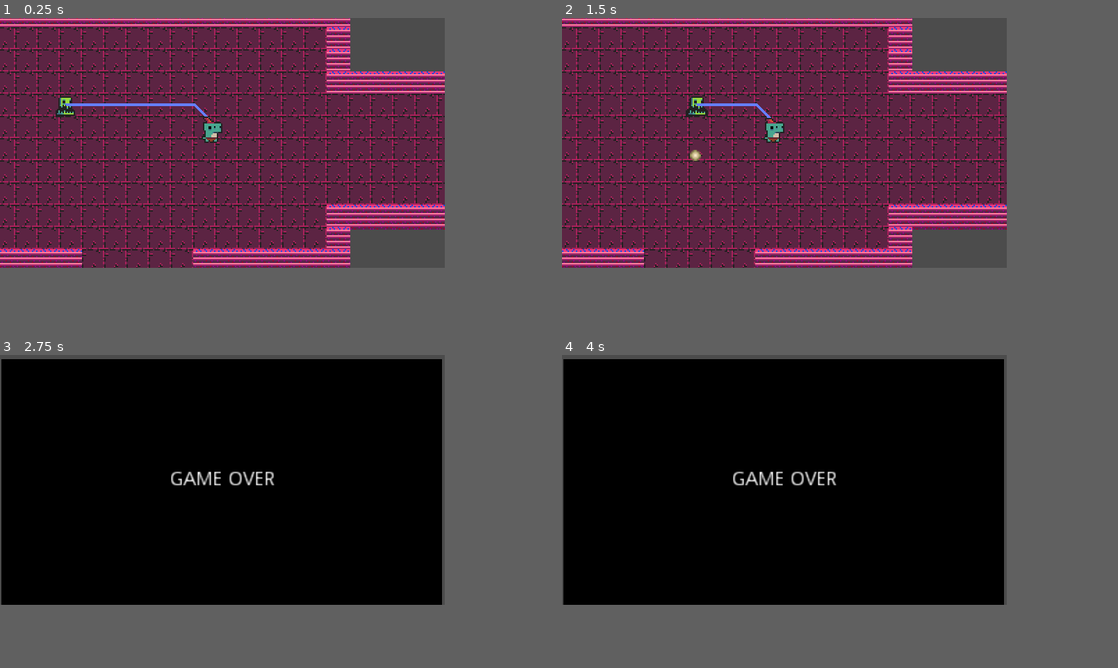
Above: before the commit, frames 1-4 (two rows, left to right).
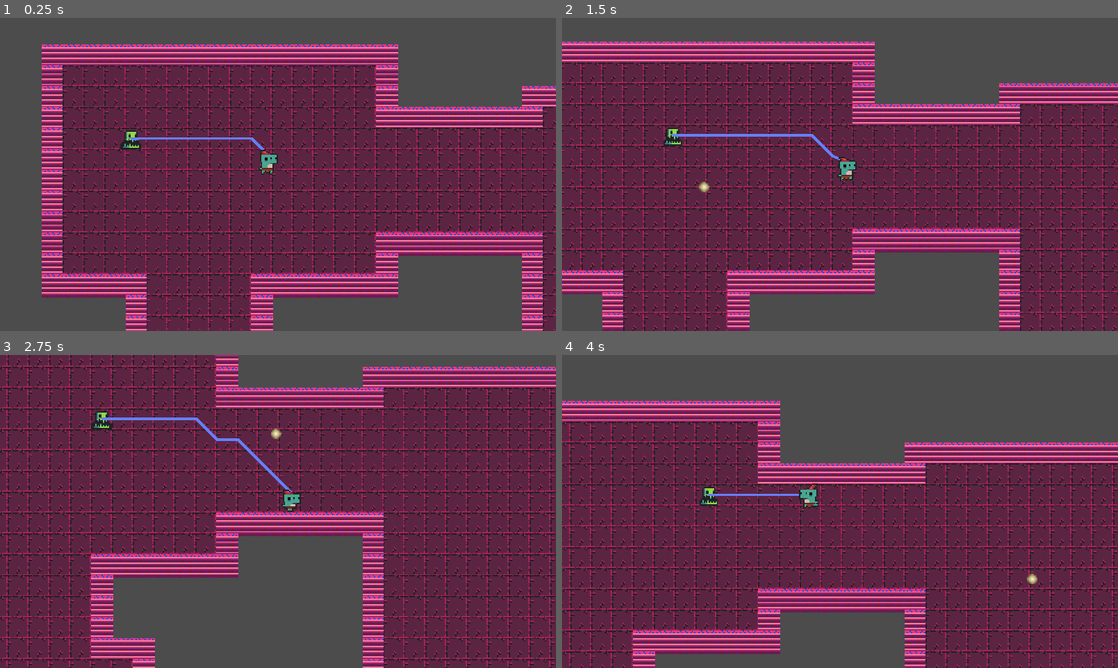
Above: after the commit, the same moments.

Repository: Lynneo002/top-down-food-shooter
Game: Godot game, scene res://Node2D.tscn
Same seed, same stepped clock (60 frames per second), same inputs: the game is played once before the commit and once after it.
Inputs (mouse positions are in pixels of both pictures, inside the frame that each line leads up to):
- Up to frame 1 (0.25 s): no input
- Up to frame 2 (1.5 s): move the mouse to (884, 130) at 0.52 s; hold Right (ui_right, bound only after the commit) 0.53-1.28 s; click (884, 130) at 0.67 s; move the mouse to (695, 155) at 1.27 s; hold Down (ui_down, bound only after the commit) from 1.28 s (still down)
- Up to frame 3 (2.75 s): move the mouse to (266, 423) at 2.02 s; release Down (ui_down, bound only after the commit) at 2.03 s; hold Right (ui_right, bound only after the commit) from 2.03 s (still down)
- Up to frame 4 (4 s): move the mouse to (762, 530) at 2.77 s; release Right (ui_right, bound only after the commit) at 2.78 s; hold Up (ui_up, bound only after the commit) 2.78-3.53 s; click (762, 530) at 2.92 s; move the mouse to (917, 517) at 3.52 s; hold Left (ui_left, bound only after the commit) from 3.53 s (still down)
In our replay, the window is 640x360 before the commit and 800x451 after it. These sizes can differ from the game's own. Grey fills any space a smaller window leaves; there, only what the larger window draws over its background counts as a difference.

The runs differ from the first frame. In frame 1, 57% of the frame differs, in the area x 0-100%, y 0-100%; in frame 2, 54%; in frame 3, 80%; in frame 4, 82%.

Commit message:
??

Diff:
--- a/Enemy.tscn
+++ b/Enemy.tscn
@@ -46,12 +46,11 @@
 [node name="AnimatedSprite" type="AnimatedSprite" parent="."]
 frames = SubResource( 1 )
 animation = "enemy run"
-frame = 2
 playing = true
 
 [node name="CollisionShape2D" type="CollisionShape2D" parent="."]
 position = Vector2( -0.206791, 0.620361 )
-shape = SubResource( 4 )
+shape = SubResource( 2 )
 
 [node name="Area2D" type="Area2D" parent="."]
 visible = false
--- a/KinematicBody2D.tscn
+++ b/KinematicBody2D.tscn
@@ -38,6 +38,7 @@
 [node name="AnimatedSprite" type="AnimatedSprite" parent="."]
 frames = SubResource( 1 )
 animation = "idle"
+frame = 3
 playing = true
 
 [node name="CollisionShape2D" type="CollisionShape2D" parent="."]
--- a/project.godot
+++ b/project.godot
@@ -32,38 +32,11 @@
 
 [display]
 
-window/size/width=320
-window/size/height=180
-window/size/test_width=1280
-window/size/test_height=720
+window/size/width=426
+window/size/height=240
+window/size/test_width=960
+window/size/test_height=540
 window/stretch/mode="2d"
-
-[input]
-
-ui_left={
-"deadzone": 0.5,
-"events": [ Object(InputEventKey,"resource_local_to_scene":false,"resource_name":"","device":0,"alt":false,"shift":false,"control":false,"meta":false,"command":false,"pressed":false,"scancode":65,"unicode":0,"echo":false,"script":null)
-, Object(InputEventJoypadButton,"resource_local_to_scene":false,"resource_name":"","device":0,"button_index":14,"pressure":0.0,"pressed":false,"script":null)
- ]
-}
-ui_right={
-"deadzone": 0.5,
-"events": [ Object(InputEventKey,"resource_local_to_scene":false,"resource_name":"","device":0,"alt":false,"shift":false,"control":false,"meta":false,"command":false,"pressed":false,"scancode":68,"unicode":0,"echo":false,"script":null)
-, Object(InputEventJoypadButton,"resource_local_to_scene":false,"resource_name":"","device":0,"button_index":15,"pressure":0.0,"pressed":false,"script":null)
- ]
-}
-ui_up={
-"deadzone": 0.5,
-"events": [ Object(InputEventKey,"resource_local_to_scene":false,"resource_name":"","device":0,"alt":false,"shift":false,"control":false,"meta":false,"command":false,"pressed":false,"scancode":87,"unicode":0,"echo":false,"script":null)
-, Object(InputEventJoypadButton,"resource_local_to_scene":false,"resource_name":"","device":0,"button_index":12,"pressure":0.0,"pressed":false,"script":null)
- ]
-}
-ui_down={
-"deadzone": 0.5,
-"events": [ Object(InputEventKey,"resource_local_to_scene":false,"resource_name":"","device":0,"alt":false,"shift":false,"control":false,"meta":false,"command":false,"pressed":false,"scancode":83,"unicode":0,"echo":false,"script":null)
-, Object(InputEventJoypadButton,"resource_local_to_scene":false,"resource_name":"","device":0,"button_index":13,"pressure":0.0,"pressed":false,"script":null)
- ]
-}
 
 [physics]
 
Not shown: 1 places in Enemy.tscn that only renumber resources
